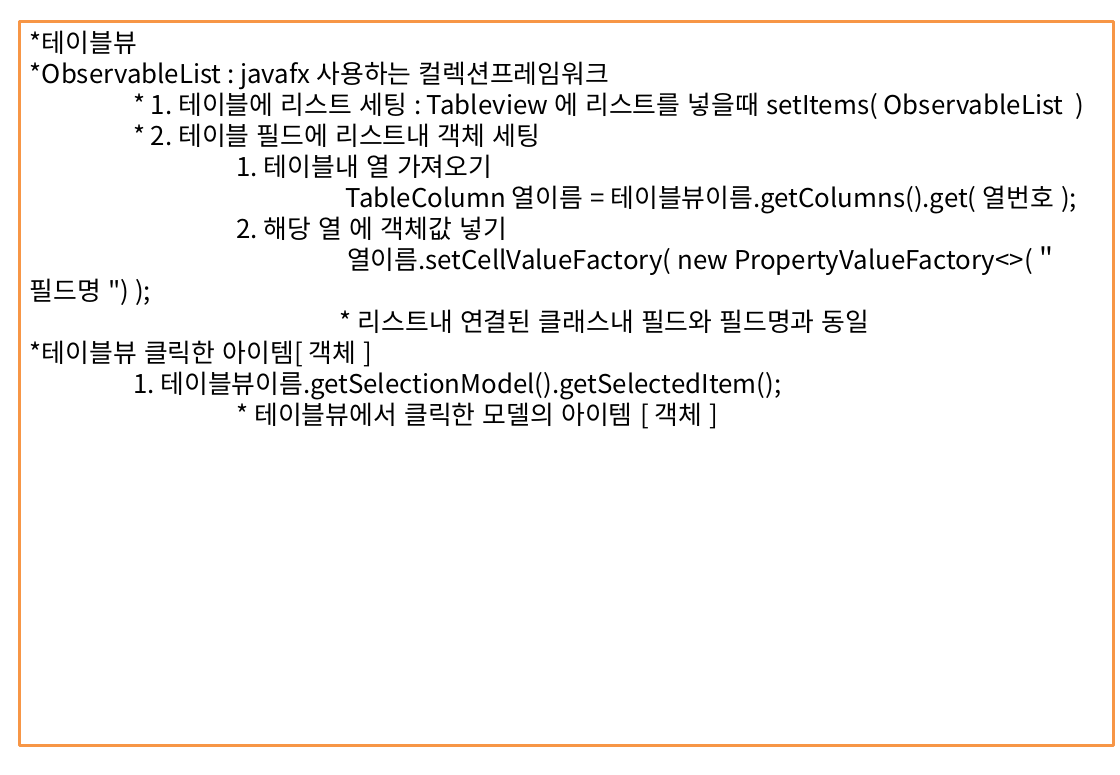
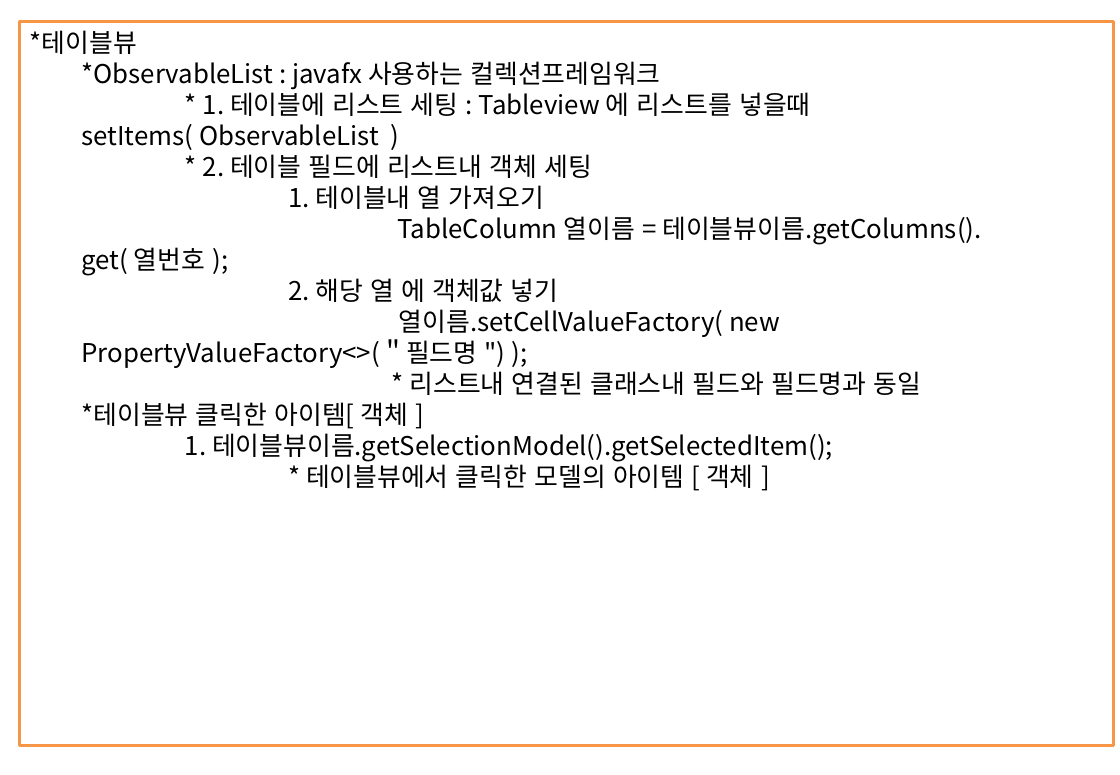
Before and after one commit to itdanja/web_ezen_1, a slide deck: slide 37 of java1/src/정리함/JAVA정리.pptx (slide 36 before the commit). Drawn at 1120x775 pixels with LibreOffice and Linux fonts; fonts in the diff are those of the drawing. Boxes give left, top, right and bottom in pixels: in the first picture for what was removed or moved away, otherwise in the second. Text is boxed around its words. In the diff, an @@ line names an element or a change of style, - is before the commit and + after.

```diff
--- a/java1/src/정리함/JAVA정리.pptx
+++ b/java1/src/정리함/JAVA정리.pptx
@@ text in rectangle at box(81, 61, 981, 488): list level 1 to 2 in "*ObservableList : javafx 사용하는 컬렉션프레임워크"; list level 1 to 2 in "* 1. 테이블에 리스트 세팅 ..."; list level 1 to 2 in "* 2. 테이블 필드에 리스트내 ..."; list level 1 to 2 in "1. 테이블내 열 가져오기"; list level 1 to 2 in "TableColumn 열이름 = 테이블뷰이름.getColumns().get( 열번호 ..."; list level 1 to 2 in "2. 해당 열 에 객체값 ..."; list level 1 to 2 in "열이름.setCellValueFactory( new PropertyValueFactory<>(＂필드명 ")  ..."; list level 1 to 2 in "* 리스트내 연결된 클래스내 필드와 ..."; list level 1 to 2 in "*테이블뷰 클릭한 아이템[ 객체 ]"; list level 1 to 2 in "1. 테이블뷰이름.getSelectionModel().getSelectedItem();"; list level 1 to 2 in "* 테이블뷰에서 클릭한 모델의 아이템 ..." @@
```
Also in this commit, not shown: 4 other slides changed, 3 slides added, 1 other file.
